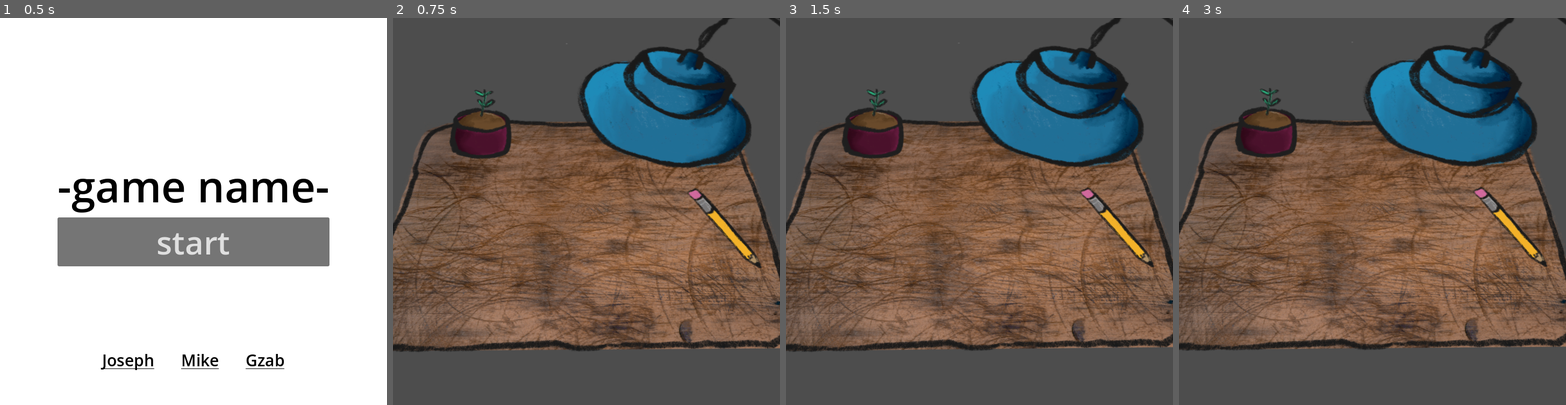
Above: before the commit, frames 1-4 (left to right).
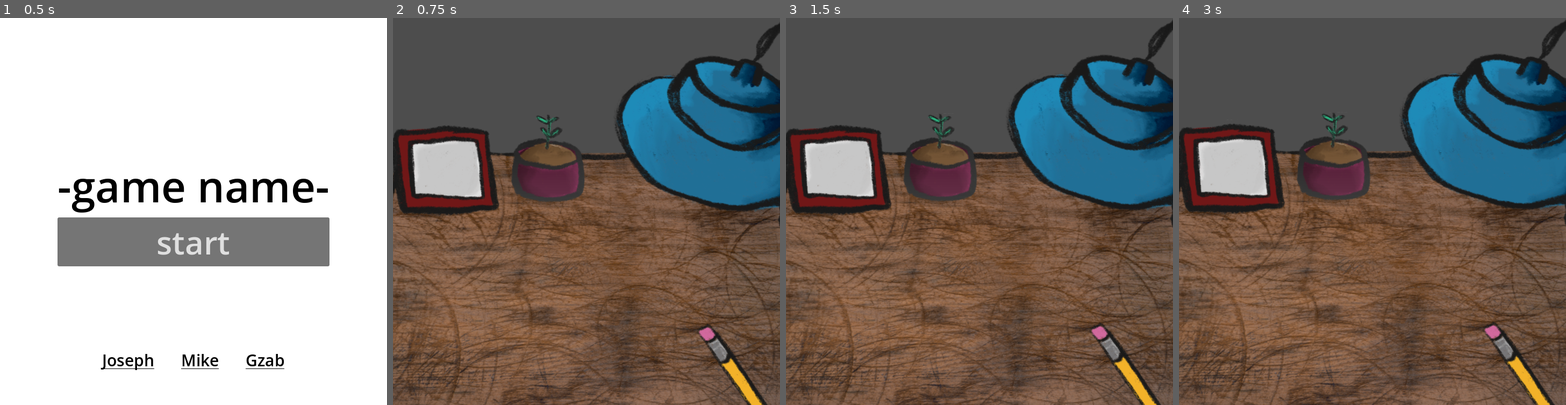
Above: after the commit, the same moments.

Repository: josephsmithberger/wholesome-gamejam
Game: Godot game, scene res://assets/title screen/title_screen.tscn
The game is run twice, just before and just after one commit, with the same random seed, the same clock (stepped at 60 frames per second) and the same inputs.
Inputs (mouse positions are in pixels of both pictures, inside the frame that each line leads up to):
- Up to frame 1 (0.5 s): no input
- Up to frame 2 (0.75 s): click "start" at 0.5 s
- Up to frame 3 (1.5 s): tap Enter at 1.25 s; move the mouse to (1064, 192) at 1.27 s
- Up to frame 4 (3 s): tap Space at 2 s; move the mouse to (1295, 230) at 2.02 s; tap Enter at 2.75 s; move the mouse to (1411, 126) at 2.77 s

Frame 1 is identical in both runs. In frame 2, 56% of the frame differs, in the area x 0-100%, y 0-100%; in frame 3, 56%; in frame 4, 57%.

Commit message:
cropping
cropped images
messed with camera and positioning of objects

Diff:
--- a/assets/desk/desk.tscn
+++ b/assets/desk/desk.tscn
@@ -12,29 +12,31 @@
 [node name="desk" type="Sprite3D" parent="."]
 transform = Transform3D(1, 0, 0, 0, -4.37114e-08, -1, 0, 1, -4.37114e-08, 0, 0, 0)
 sorting_offset = -4.0
+flip_h = true
 texture = ExtResource("1_1adp6")
 
 [node name="lamp" type="Sprite3D" parent="."]
-transform = Transform3D(1, 0, 0, 0, 0.0871558, 0.996195, 0, -0.996195, 0.0871558, 1.00078, 2.58579, -3.12354)
+transform = Transform3D(0.82, 0, 0, 0, 0.0714678, 0.81688, 0, -0.81688, 0.0714678, 3.99177, 4.643, -0.357335)
 texture = ExtResource("2_aee2q")
 
 [node name="pencil" type="Sprite3D" parent="."]
-transform = Transform3D(1, 0, 0, 0, -4.37114e-08, -1, 0, 1, -4.37114e-08, 0, 0.2, 2.921)
+transform = Transform3D(1, 0, 0, 0, -4.37114e-08, -1, 0, 1, -4.37114e-08, 3.63266, 0.2, 2.921)
 texture = ExtResource("3_2hhkf")
 
 [node name="plant" type="Sprite3D" parent="."]
-transform = Transform3D(1, 0, 0, 0, 0.258819, 0.965926, 0, -0.965926, 0.258819, 0.447412, -0.197191, -4.32731)
+transform = Transform3D(1, 0, 0, 0, 0.258819, 0.965926, 0, -0.965926, 0.258819, -1.15223, -0.197191, -4.03271)
 texture = ExtResource("4_f8vq7")
 
 [node name="picture" type="Sprite3D" parent="."]
-transform = Transform3D(1, 0, 0, 0, 0.642788, 0.766044, 0, -0.766044, 0.642788, -0.195532, -1.10368, -3.818)
+transform = Transform3D(1, 0, 0, 0, 0.642788, 0.766044, 0, -0.766044, 0.642788, -4.47934, -0.149797, -3.54438)
+flip_h = true
 texture = ExtResource("5_1f5ky")
 
-[node name="OmniLight3D" type="OmniLight3D" parent="."]
-transform = Transform3D(1, 0, 0, 0, 1, 0, 0, 0, 1, 2.38398, 1.80416, -4.09332)
-
 [node name="Camera3D" type="Camera3D" parent="."]
-transform = Transform3D(1, 0, 0, 0, 0.5, 0.866025, 0, -0.866025, 0.5, 0, 8.8, 3.489)
-fov = 62.8
+transform = Transform3D(1, 0, 0, 0, 0.5, 0.866025, 0, -0.866025, 0.5, 0, 12.0043, 5.14528)
+fov = 44.2
 script = ExtResource("6_28gy6")
 intensity = 0.001
+
+[node name="OmniLight3D" type="OmniLight3D" parent="."]
+transform = Transform3D(1, 0, 0, 0, 1, 0, 0, 0, 1, 2.38398, 3.86137, -4.09332)
Binary file changed: assets/desk/desk.png
Binary file changed: assets/desk/desk_plant.png
Binary file changed: assets/desk/lamp.png
Binary file changed: assets/desk/pencil.png
Binary file changed: assets/desk/picture_frame.png
Binary file changed: assets/window+outside/window_frame.png
Not shown, changed: .DS_Store
Not shown, changed: assets/.DS_Store
